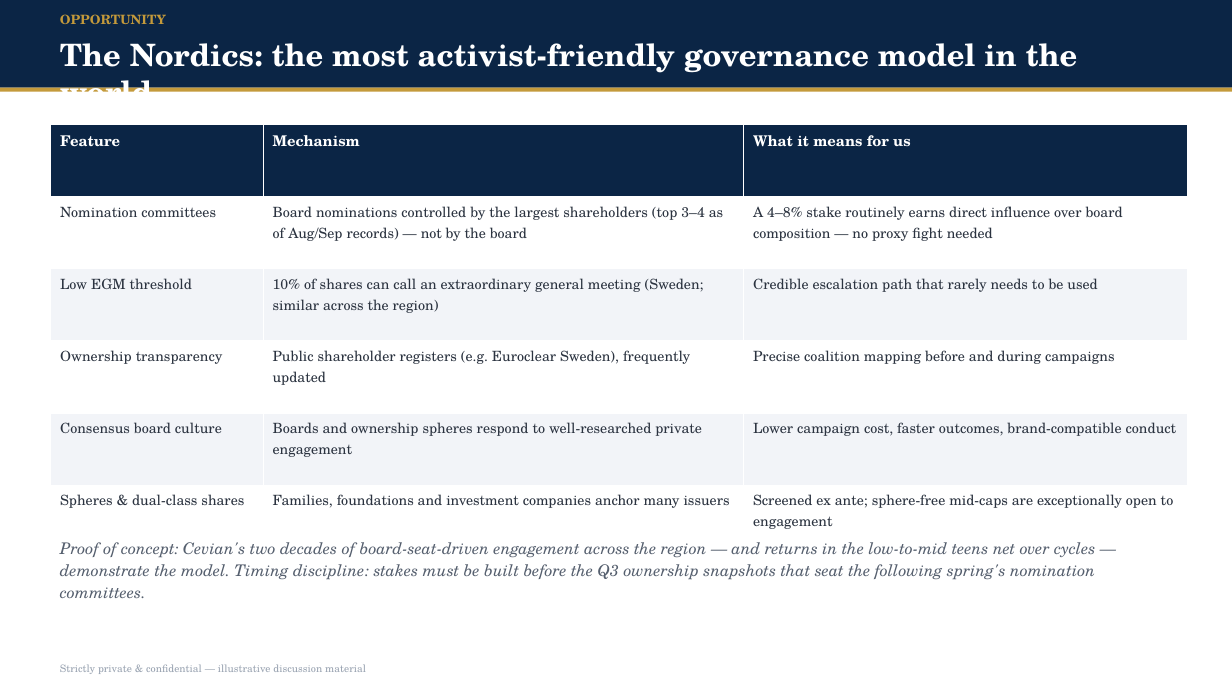
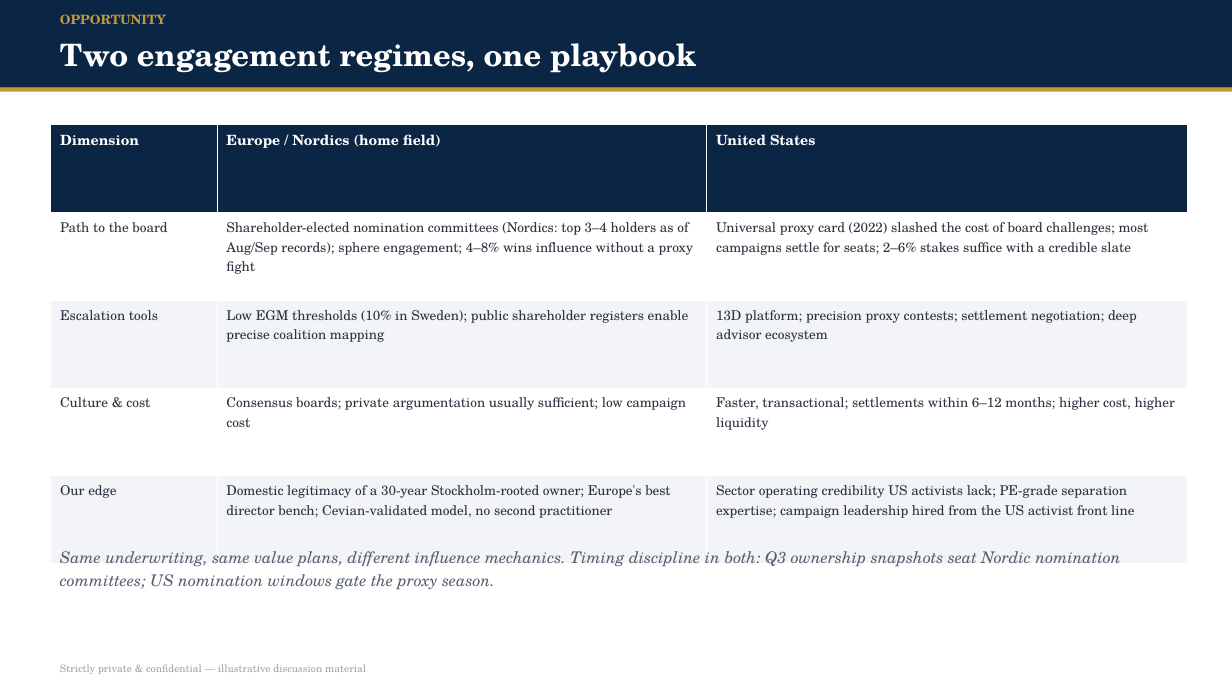
Before and after one commit to knutnyman/knutnyman, a slide deck: slide 4 of nordic-capital-activism-pitch/Nordic_Capital_Engaged_Equities_Deck.pptx. Drawn at 1232x693 pixels with LibreOffice and Linux fonts; fonts in the diff are those of the drawing. Boxes give left, top, right and bottom in pixels: in the first picture for what was removed or moved away, otherwise in the second. Text is boxed around its words. In the diff, an @@ line names an element or a change of style, - is before the commit and + after.

```diff
--- a/nordic-capital-activism-pitch/Nordic_Capital_Engaged_Equities_Deck.pptx
+++ b/nordic-capital-activism-pitch/Nordic_Capital_Engaged_Equities_Deck.pptx
@@ text at (x1=60, y1=43, x2=696, y2=73): text changed @@
-The Nordics: the most activist-friendly governance model in the world
+Two engagement regimes, one playbook
@@ table at (x1=51, y1=125, x2=1188, y2=564) @@
-row 1: Feature | Mechanism | What it means for us
-row 2: Nomination committees | Board nominations controlled by the largest shareholders (top 3–4 as of Aug/Sep records) — not by the board | A 4–8% stake routinely earns direct influence over board composition — no proxy fight needed
-row 3: Low EGM threshold | 10% of shares can call an extraordinary general meeting (Sweden; similar across the region) | Credible escalation path that rarely needs to be used
-row 4: Ownership transparency | Public shareholder registers (e.g. Euroclear Sweden), frequently updated | Precise coalition mapping before and during campaigns
-row 5: Consensus board culture | Boards and ownership spheres respond to well-researched private engagement | Lower campaign cost, faster outcomes, brand-compatible conduct
-row 6: Spheres & dual-class shares | Families, foundations and investment companies anchor many issuers | Screened ex ante; sphere-free mid-caps are exceptionally open to engagement
+row 1: Dimension | Europe / Nordics (home field) | United States
+row 2: Path to the board | Shareholder-elected nomination committees (Nordics: top 3–4 holders as of Aug/Sep records); sphere engagement; 4–8% wins influence without a proxy fight | Universal proxy card (2022) slashed the cost of board challenges; most campaigns settle for seats; 2–6% stakes suffice with a credible slate
+row 3: Escalation tools | Low EGM thresholds (10% in Sweden); public shareholder registers enable precise coalition mapping | 13D platform; precision proxy contests; settlement negotiation; deep advisor ecosystem
+row 4: Culture & cost | Consensus boards; private argumentation usually sufficient; low campaign cost | Faster, transactional; settlements within 6–12 months; higher cost, higher liquidity
+row 5: Our edge | Domestic legitimacy of a 30-year Stockholm-rooted owner; Europe's best director bench; Cevian-validated model, no second practitioner | Sector operating credibility US activists lack; PE-grade separation expertise; campaign leadership hired from the US activist front line
@@ text at (x1=60, y1=551, x2=1121, y2=590): text changed @@
-Proof of concept: Cevian's two decades of board-seat-driven engagement across the region — and returns in the low-to-mid teens net over cycles — demonstrate the model. Timing discipline: stakes must be built before the Q3 ownership snapshots that seat the following spring's nomination committees.
+Same underwriting, same value plans, different influence mechanics. Timing discipline in both: Q3 ownership snapshots seat Nordic nomination committees; US nomination windows gate the proxy season.
```
Also in this commit, not shown: 13 other slides changed, 1 slide added, 1 slide removed, 3 other files.
